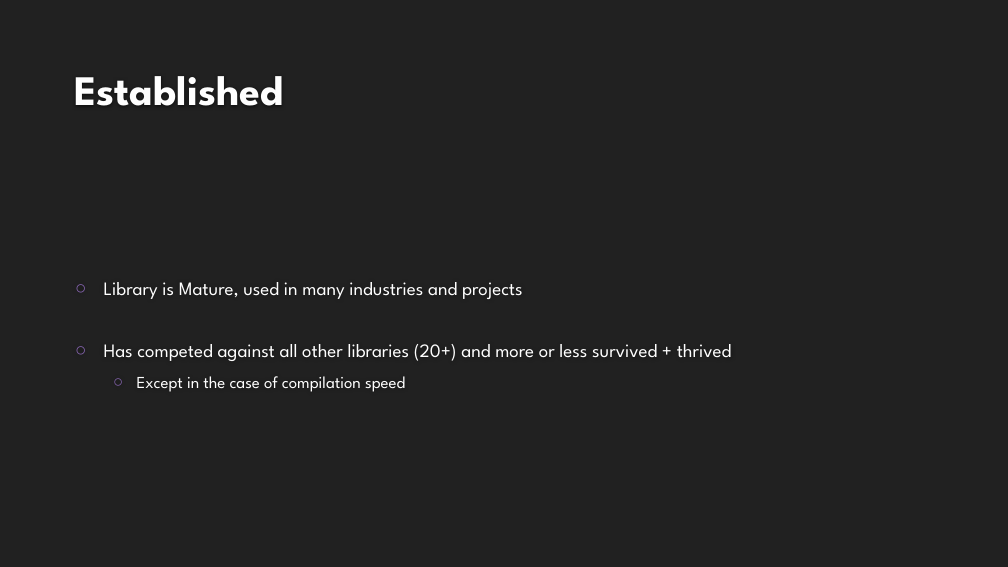
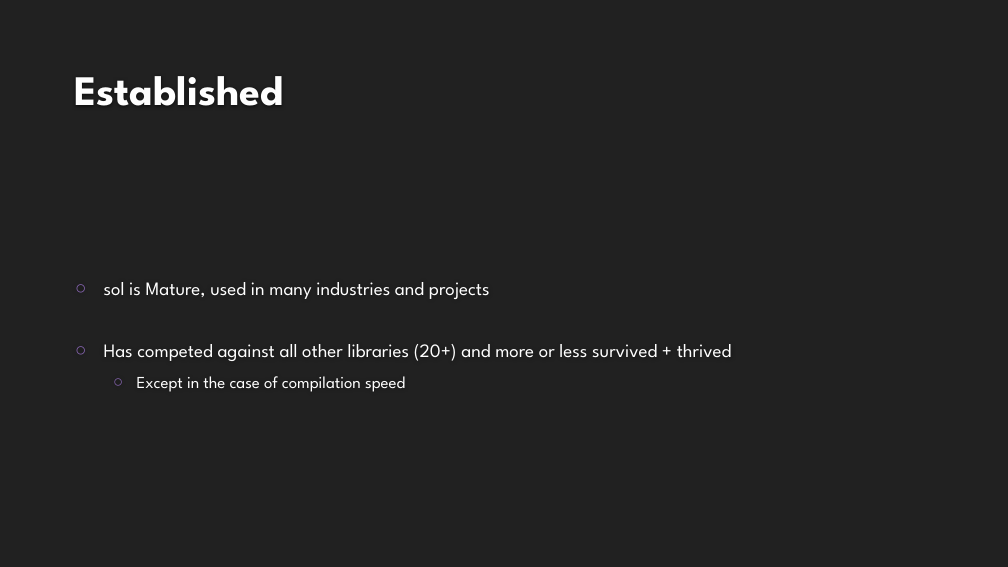
Before and after one commit to ThePhD/ThePhD.github.io, a slide deck: slide 5 of presentations/sol2/C++ Now/2018.03.28 - ThePhD - Compile Fast, Run Faster, Scale Forever.pptx (slide 4 before the commit). Drawn at 1008x567 pixels with LibreOffice and Linux fonts; fonts in the diff are those of the drawing; background and template pictures are left out. Boxes give left, top, right and bottom in pixels: in the first picture for what was removed or moved away, otherwise in the second. Text is boxed around its words. In the diff, an @@ line names an element or a change of style, - is before the commit and + after.

```diff
--- a/presentations/sol2/C++ Now/2018.03.28 - ThePhD - Compile Fast, Run Faster, Scale Forever.pptx
+++ b/presentations/sol2/C++ Now/2018.03.28 - ThePhD - Compile Fast, Run Faster, Scale Forever.pptx
@@ text at bbox=[104, 282, 490, 299]: text changed @@
-○ Library is Mature, used in many industries and projects
+○ sol is Mature, used in many industries and projects
```
Also in this commit, not shown: 4 other slides changed, 54 slides added, 5 other files.
